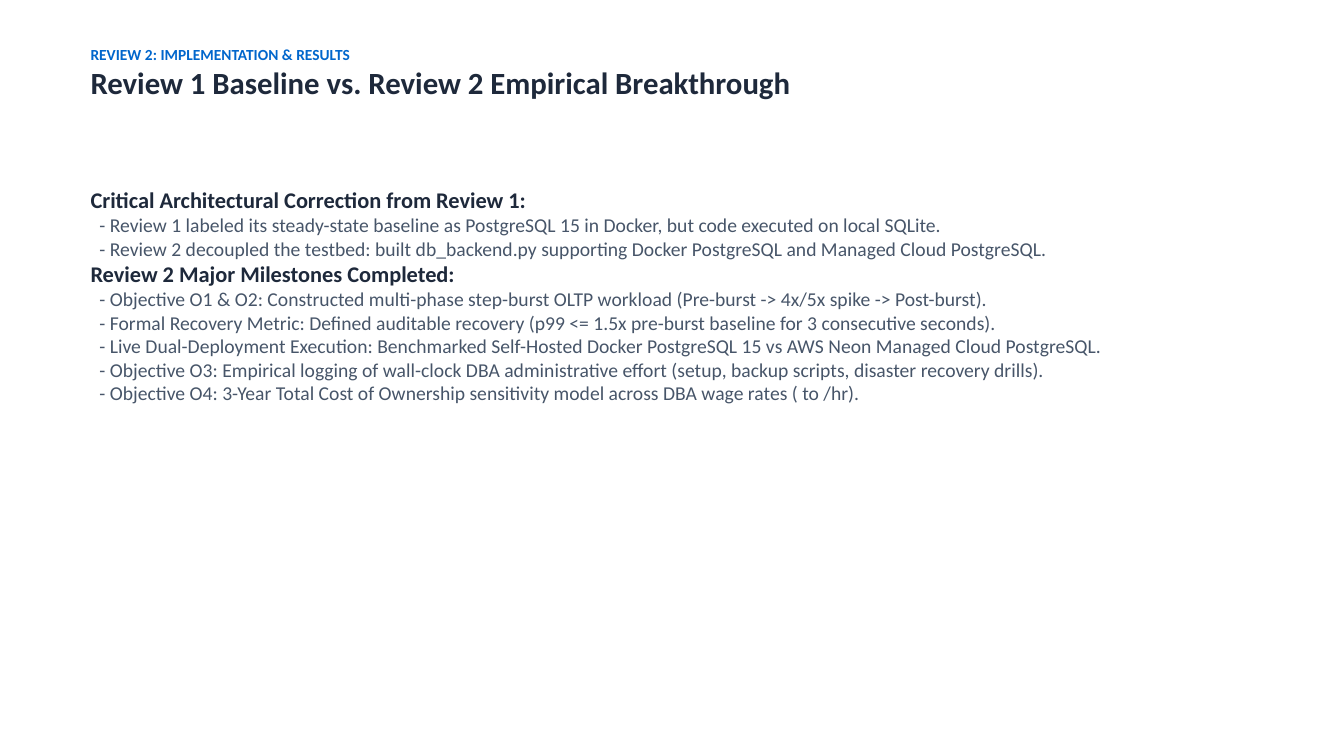
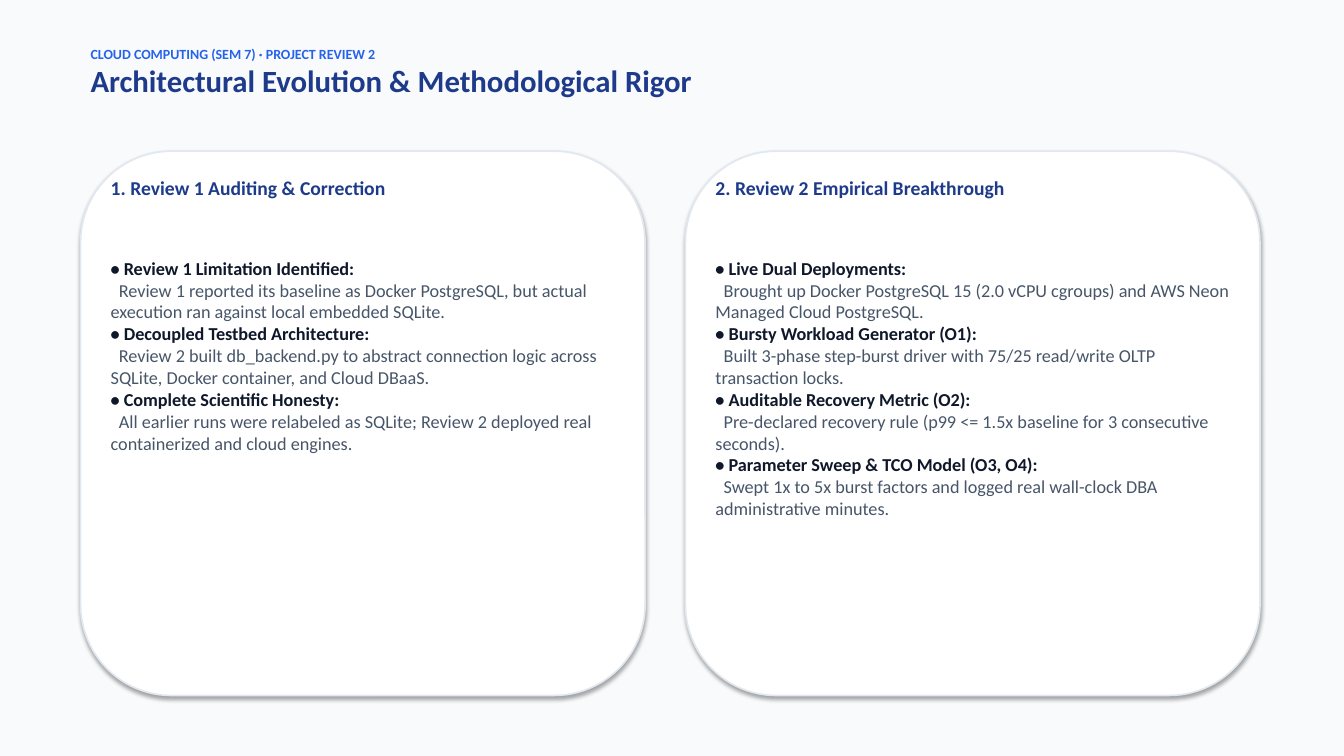
Before and after one commit to swayam-pani/Managed-Versus-Self-Hosted-Database-Services-Under-Bursty-Load, a slide deck: slide 2 of P8_Review2_Implementation_Results.pptx. Drawn at 1344x756 pixels with LibreOffice and Linux fonts; fonts in the diff are those of the drawing. Boxes give left, top, right and bottom in pixels: in the first picture for what was removed or moved away, otherwise in the second. Text is boxed around its words. In the diff, an @@ line names an element or a change of style, - is before the commit and + after.

Commit message:
Enhance Review 2 presentation with modern card-deck styling and embedded figures

```diff
--- a/P8_Review2_Implementation_Results.pptx
+++ b/P8_Review2_Implementation_Results.pptx
@@ rectangle added at (0,0,1344,756), fill #F8FAFC @@
@@ text at (91,49,692,98): text changed; text colour #1E293B to #1E3A8A @@
-REVIEW 2: IMPLEMENTATION & RESULTS
-Review 1 Baseline vs. Review 2 Empirical Breakthrough
+CLOUD COMPUTING (SEM 7) · PROJECT REVIEW 2
+Architectural Evolution & Methodological Rigor
@@ rounded rectangle added at (81,151,645,696), fill #FFFFFF, outline #E2E8F0 1.2 pt @@
@@ rounded rectangle added at (686,151,1260,696), fill #FFFFFF, outline #E2E8F0 1.2 pt @@
@@ text removed at (91,192,1101,404) @@
-Critical Architectural Correction from Review 1:
-- Review 1 labeled its steady-state baseline as PostgreSQL 15 in Docker, but code executed on local SQLite.
-- Review 2 decoupled the testbed: built db_backend.py supporting Docker PostgreSQL and Managed Cloud PostgreSQL.
-Review 2 Major Milestones Completed:
-- Objective O1 & O2: Constructed multi-phase step-burst OLTP workload (Pre-burst -> 4x/5x spike -> Post-burst).
-- Formal Recovery Metric: Defined auditable recovery (p99 <= 1.5x pre-burst baseline for 3 consecutive seconds).
-- Live Dual-Deployment Execution: Benchmarked Self-Hosted Docker PostgreSQL 15 vs AWS Neon Managed Cloud PostgreSQL.
-- Objective O3: Empirical logging of wall-clock DBA administrative effort (setup, backup scripts, disaster recovery drills).
-- Objective O4: 3-Year Total Cost of Ownership sensitivity model across DBA wage rates ( to /hr).
@@ text added at (111,181,385,199), 14 pt, text #1E3A8A, bold @@
+1. Review 1 Auditing & Correction
@@ text added at (715,181,1005,199), 14 pt, text #1E3A8A, bold @@
+2. Review 2 Empirical Breakthrough
@@ text added at (111,262,597,453), 13 pt, text #475569 @@
+• Review 1 Limitation Identified:
+Review 1 reported its baseline as Docker PostgreSQL, but actual execution ran against local embedded SQLite.
+• Decoupled Testbed Architecture:
+Review 2 built db_backend.py to abstract connection logic across SQLite, Docker container, and Cloud DBaaS.
+• Complete Scientific Honesty:
+All earlier runs were relabeled as SQLite; Review 2 deployed real containerized and cloud engines.
@@ text added at (715,262,1229,515), 13 pt, text #475569 @@
+• Live Dual Deployments:
+Brought up Docker PostgreSQL 15 (2.0 vCPU cgroups) and AWS Neon Managed Cloud PostgreSQL.
+• Bursty Workload Generator (O1):
+Built 3-phase step-burst driver with 75/25 read/write OLTP transaction locks.
+• Auditable Recovery Metric (O2):
+Pre-declared recovery rule (p99 <= 1.5x baseline for 3 consecutive seconds).
+• Parameter Sweep & TCO Model (O3, O4):
+Swept 1x to 5x burst factors and logged real wall-clock DBA administrative minutes.
```
Also in this commit, not shown: 7 other slides changed, 2 slides added, 2 slides removed.
